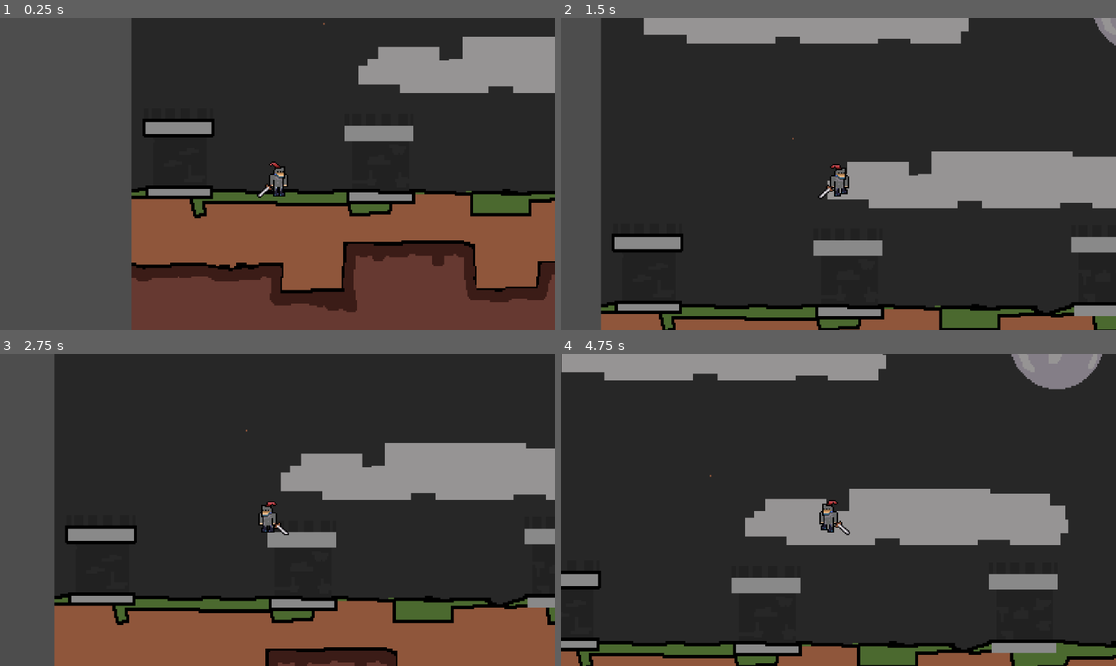
Above: before the commit, frames 1-4 (two rows, left to right).
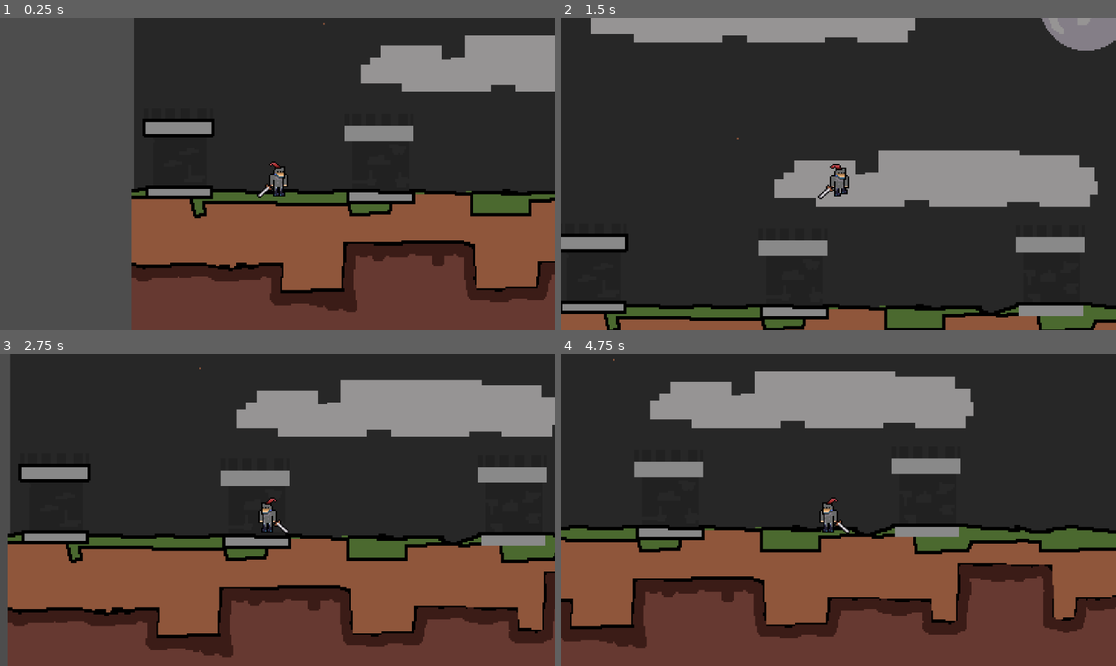
Above: after the commit, the same moments.

Repository: dityasanz/Game_2D_test-
Game: Godot game, scene res://scene/game.tscn
Same seed, same stepped clock (60 frames per second), same inputs: the game is played once before the commit and once after it.
Inputs:
- Up to frame 1 (0.25 s): no input
- Up to frame 2 (1.5 s): tap Enter (ui_accept) at 0.5, 0.6, 0.77, 1.07, 1.35 s; hold D (ui_right) from 0.53 s (still down)
- Up to frame 3 (2.75 s): tap Enter (ui_accept) at 1.52, 1.82, 2.1 s; release D (ui_right) at 2.03 s; hold A (ui_left) from 2.03 s (still down)
- Up to frame 4 (4.75 s): release A (ui_left) at 2.78 s; hold D (ui_right) 2.78-4.28 s; tap Enter (ui_accept) at 2.85, 3.02, 3.32, 3.6, 3.77, 4.07, 4.35, 4.52 s; hold A (ui_left) from 4.28 s (still down)

The runs differ from the first frame. In frame 1, 0.7% of the frame differs, in the area x 23-100%, y 0-55%; in frame 2, 21%; in frame 3, 60%; in frame 4, 61%, in the area x 0-100%, y 0-100%.

Commit message:
rapihin folder

Diff:
--- a/asset character/character_body_2d.gd
+++ /dev/null
@@ -1,35 +0,0 @@
-extends CharacterBody2D
-
-const SPEED = 100.0
-const JUMP_VELOCITY = -400.0
-@onready var anim = $AnimatedSprite2D
-
-var jump_count = 0
-var max_jump = 2
-
-func _physics_process(delta: float) -> void:
-	# 1. Reset Lompatan & Gravitasi
-	if is_on_floor():
-		jump_count = 0 # RESET DI SINI (Kapanpun menyentuh lantai)
-		if velocity.x != 0:
-			anim.play("Run")
-		else:
-			anim.play("default")
-	else:
-		velocity += get_gravity() * delta
-		anim.play("Jump")
-
-	# 2. Input Gerakan (A/D)
-	var direction := Input.get_axis("ui_left", "ui_right")
-	if direction:
-		velocity.x = direction * SPEED
-		$AnimatedSprite2D.flip_h = direction < 0
-	else:
-		velocity.x = move_toward(velocity.x, 0, SPEED)
-
-	# 3. Logika Lompat (Hanya satu blok input)
-	if Input.is_action_just_pressed("ui_accept") and jump_count < max_jump:
-		velocity.y = JUMP_VELOCITY
-		jump_count += 1
-
-	move_and_slide()
--- a/asset character/character_body_2d.tscn
+++ /dev/null
@@ -1,96 +0,0 @@
-[gd_scene format=3 uid="uid://bhoihflwglhdn"]
-
-[ext_resource type="Script" uid="uid://fii6qg00w5ut" path="res://asset character/character_body_2d.gd" id="1_7j484"]
-[ext_resource type="Texture2D" uid="uid://cvagw86loxoin" path="res://asset character/KARAKTER_2D_IDLE.png" id="2_7j484"]
-[ext_resource type="Texture2D" uid="uid://dsjlu7q6lg1sd" path="res://asset character/KARAKTER_2D_Run.png" id="2_awagx"]
-[ext_resource type="Texture2D" uid="uid://cn0awro8mnvoh" path="res://asset character/KARAKTER_2D_Jump.png" id="2_ys8el"]
-
-[sub_resource type="RectangleShape2D" id="RectangleShape2D_ys8el"]
-size = Vector2(16, 24)
-
-[sub_resource type="AtlasTexture" id="AtlasTexture_v4uc7"]
-atlas = ExtResource("2_ys8el")
-region = Rect2(32, 0, 32, 32)
-
-[sub_resource type="AtlasTexture" id="AtlasTexture_jd17k"]
-atlas = ExtResource("2_awagx")
-region = Rect2(0, 0, 32, 32)
-
-[sub_resource type="AtlasTexture" id="AtlasTexture_xnen3"]
-atlas = ExtResource("2_awagx")
-region = Rect2(32, 0, 32, 32)
-
-[sub_resource type="AtlasTexture" id="AtlasTexture_5t2rc"]
-atlas = ExtResource("2_awagx")
-region = Rect2(64, 0, 32, 32)
-
-[sub_resource type="AtlasTexture" id="AtlasTexture_1ccbb"]
-atlas = ExtResource("2_awagx")
-region = Rect2(96, 0, 32, 32)
-
-[sub_resource type="AtlasTexture" id="AtlasTexture_tmg0h"]
-atlas = ExtResource("2_awagx")
-region = Rect2(128, 0, 32, 32)
-
-[sub_resource type="AtlasTexture" id="AtlasTexture_awagx"]
-atlas = ExtResource("2_7j484")
-region = Rect2(0, 0, 32, 32)
-
-[sub_resource type="AtlasTexture" id="AtlasTexture_ys8el"]
-atlas = ExtResource("2_7j484")
-region = Rect2(32, 0, 32, 32)
-
-[sub_resource type="SpriteFrames" id="SpriteFrames_jd17k"]
-animations = [{
-"frames": [{
-"duration": 1.0,
-"texture": SubResource("AtlasTexture_v4uc7")
-}],
-"loop": true,
-"name": &"Jump",
-"speed": 5.0
-}, {
-"frames": [{
-"duration": 2.0,
-"texture": SubResource("AtlasTexture_jd17k")
-}, {
-"duration": 1.0,
-"texture": SubResource("AtlasTexture_xnen3")
-}, {
-"duration": 2.0,
-"texture": SubResource("AtlasTexture_5t2rc")
-}, {
-"duration": 1.0,
-"texture": SubResource("AtlasTexture_1ccbb")
-}, {
-"duration": 2.0,
-"texture": SubResource("AtlasTexture_tmg0h")
-}],
-"loop": true,
-"name": &"Run",
-"speed": 8.0
-}, {
-"frames": [{
-"duration": 1.0,
-"texture": SubResource("AtlasTexture_awagx")
-}, {
-"duration": 1.0,
-"texture": SubResource("AtlasTexture_ys8el")
-}],
-"loop": true,
-"name": &"default",
-"speed": 2.0
-}]
-
-[node name="CharacterBody2D" type="CharacterBody2D" unique_id=1092678323]
-script = ExtResource("1_7j484")
-
-[node name="CollisionShape2D" type="CollisionShape2D" parent="." unique_id=1478896587]
-position = Vector2(0, 2)
-shape = SubResource("RectangleShape2D_ys8el")
-
-[node name="AnimatedSprite2D" type="AnimatedSprite2D" parent="." unique_id=1499825580]
-texture_filter = 1
-position = Vector2(-4, 0)
-sprite_frames = SubResource("SpriteFrames_jd17k")
-animation = &"Jump"
--- a/scene/game.tscn
+++ b/scene/game.tscn
@@ -1,8 +1,8 @@
 [gd_scene format=3 uid="uid://c8uaea2gfm4kx"]
 
-[ext_resource type="Texture2D" uid="uid://q8qvmf2bexgs" path="res://asset character/lantai-0001.png" id="1_dbls1"]
-[ext_resource type="PackedScene" uid="uid://bhoihflwglhdn" path="res://asset character/character_body_2d.tscn" id="2_33cqm"]
-[ext_resource type="Texture2D" uid="uid://c8t5ukjnoi8ne" path="res://asset character/BG-0001.png" id="2_xwcet"]
+[ext_resource type="Texture2D" uid="uid://q8qvmf2bexgs" path="res://assets/character/lantai-0001.png" id="1_dbls1"]
+[ext_resource type="PackedScene" uid="uid://bhoihflwglhdn" path="res://scene/player.tscn" id="2_33cqm"]
+[ext_resource type="Texture2D" uid="uid://c8t5ukjnoi8ne" path="res://assets/background/BG-0001.png" id="2_xwcet"]
 
 [sub_resource type="PhysicsMaterial" id="PhysicsMaterial_xwcet"]
 
@@ -19,7 +19,7 @@
 
 [node name="Sprite2D2" type="Sprite2D" parent="lantai" unique_id=846287668]
 texture_filter = 1
-position = Vector2(576.75, 333.25)
+position = Vector2(579.00006, 332)
 scale = Vector2(1.5816326, 1.7697548)
 texture = ExtResource("2_xwcet")
 
@@ -69,6 +69,12 @@
 scale = Vector2(19.422884, 14.919277)
 shape = SubResource("RectangleShape2D_33cqm")
 
+[node name="CollisionShape2D11" type="CollisionShape2D" parent="lantai" unique_id=143815290]
+position = Vector2(1001, 503)
+rotation = -3.1415925
+scale = Vector2(19.422884, 14.919277)
+shape = SubResource("RectangleShape2D_33cqm")
+
 [node name="CollisionShape2D8" type="CollisionShape2D" parent="lantai" unique_id=1542238820]
 position = Vector2(779, 435.99356)
 rotation = -3.1415925
--- /dev/null
+++ b/scene/player.tscn
@@ -0,0 +1,96 @@
+[gd_scene format=3 uid="uid://bhoihflwglhdn"]
+
+[ext_resource type="Script" uid="uid://fii6qg00w5ut" path="res://scripts/player.gd" id="1_7j484"]
+[ext_resource type="Texture2D" uid="uid://cvagw86loxoin" path="res://assets/character/KARAKTER_2D_IDLE.png" id="2_7j484"]
+[ext_resource type="Texture2D" uid="uid://dsjlu7q6lg1sd" path="res://assets/character/KARAKTER_2D_Run.png" id="2_awagx"]
+[ext_resource type="Texture2D" uid="uid://cn0awro8mnvoh" path="res://assets/character/KARAKTER_2D_Jump.png" id="2_ys8el"]
+
+[sub_resource type="RectangleShape2D" id="RectangleShape2D_ys8el"]
+size = Vector2(16, 24)
+
+[sub_resource type="AtlasTexture" id="AtlasTexture_v4uc7"]
+atlas = ExtResource("2_ys8el")
+region = Rect2(32, 0, 32, 32)
+
+[sub_resource type="AtlasTexture" id="AtlasTexture_jd17k"]
+atlas = ExtResource("2_awagx")
+region = Rect2(0, 0, 32, 32)
+
+[sub_resource type="AtlasTexture" id="AtlasTexture_xnen3"]
+atlas = ExtResource("2_awagx")
+region = Rect2(32, 0, 32, 32)
+
+[sub_resource type="AtlasTexture" id="AtlasTexture_5t2rc"]
+atlas = ExtResource("2_awagx")
+region = Rect2(64, 0, 32, 32)
+
+[sub_resource type="AtlasTexture" id="AtlasTexture_1ccbb"]
+atlas = ExtResource("2_awagx")
+region = Rect2(96, 0, 32, 32)
+
+[sub_resource type="AtlasTexture" id="AtlasTexture_tmg0h"]
+atlas = ExtResource("2_awagx")
+region = Rect2(128, 0, 32, 32)
+
+[sub_resource type="AtlasTexture" id="AtlasTexture_awagx"]
+atlas = ExtResource("2_7j484")
+region = Rect2(0, 0, 32, 32)
+
+[sub_resource type="AtlasTexture" id="AtlasTexture_ys8el"]
+atlas = ExtResource("2_7j484")
+region = Rect2(32, 0, 32, 32)
+
+[sub_resource type="SpriteFrames" id="SpriteFrames_jd17k"]
+animations = [{
+"frames": [{
+"duration": 1.0,
+"texture": SubResource("AtlasTexture_v4uc7")
+}],
+"loop": true,
+"name": &"Jump",
+"speed": 5.0
+}, {
+"frames": [{
+"duration": 2.0,
+"texture": SubResource("AtlasTexture_jd17k")
+}, {
+"duration": 1.0,
+"texture": SubResource("AtlasTexture_xnen3")
+}, {
+"duration": 2.0,
+"texture": SubResource("AtlasTexture_5t2rc")
+}, {
+"duration": 1.0,
+"texture": SubResource("AtlasTexture_1ccbb")
+}, {
+"duration": 2.0,
+"texture": SubResource("AtlasTexture_tmg0h")
+}],
+"loop": true,
+"name": &"Run",
+"speed": 8.0
+}, {
+"frames": [{
+"duration": 1.0,
+"texture": SubResource("AtlasTexture_awagx")
+}, {
+"duration": 1.0,
+"texture": SubResource("AtlasTexture_ys8el")
+}],
+"loop": true,
+"name": &"default",
+"speed": 2.0
+}]
+
+[node name="player" type="CharacterBody2D" unique_id=1092678323]
+script = ExtResource("1_7j484")
+
+[node name="CollisionShape2D" type="CollisionShape2D" parent="." unique_id=1478896587]
+position = Vector2(0, 2)
+shape = SubResource("RectangleShape2D_ys8el")
+
+[node name="AnimatedSprite2D" type="AnimatedSprite2D" parent="." unique_id=1499825580]
+texture_filter = 1
+position = Vector2(-4, 0)
+sprite_frames = SubResource("SpriteFrames_jd17k")
+animation = &"Jump"
--- /dev/null
+++ b/scripts/player.gd
@@ -0,0 +1,35 @@
+extends CharacterBody2D
+
+const SPEED = 160.0
+const JUMP_VELOCITY = -400.0
+@onready var anim = $AnimatedSprite2D
+
+var jump_count = 0
+var max_jump = 2
+
+func _physics_process(delta: float) -> void:
+	# 1. Reset Lompatan & Gravitasi
+	if is_on_floor():
+		jump_count = 0 # RESET DI SINI (Kapanpun menyentuh lantai)
+		if velocity.x != 0:
+			anim.play("Run")
+		else:
+			anim.play("default")
+	else:
+		velocity += get_gravity() * delta
+		anim.play("Jump")
+
+	# 2. Input Gerakan (A/D)
+	var direction := Input.get_axis("ui_left", "ui_right")
+	if direction:
+		velocity.x = direction * SPEED
+		$AnimatedSprite2D.flip_h = direction < 0
+	else:
+		velocity.x = move_toward(velocity.x, 0, SPEED)
+
+	# 3. Logika Lompat (Hanya satu blok input)
+	if Input.is_action_just_pressed("ui_accept") and jump_count < max_jump:
+		velocity.y = JUMP_VELOCITY
+		jump_count += 1
+
+	move_and_slide()
Not shown, removed: asset BG/11ebdcc531a218b1c9c5fc3711d6cd85.jpg.import
Not shown, removed: asset character/BG-0001.png.import
Not shown, removed: asset character/KARAKTER_2D_IDLE.png.import
Not shown, removed: asset character/KARAKTER_2D_Jump.png.import
Not shown, removed: asset character/KARAKTER_2D_Run.png.import
Not shown, removed: asset character/Sprite-0001.png.import
Not shown, removed: asset character/lantai-0001.png.import
Renamed: asset BG/11ebdcc531a218b1c9c5fc3711d6cd85.jpg -> assets/background/11ebdcc531a218b1c9c5fc3711d6cd85.jpg
Not shown, added: assets/background/11ebdcc531a218b1c9c5fc3711d6cd85.jpg.import
Renamed: asset character/BG-0001.png -> assets/background/BG-0001.png
Not shown, added: assets/background/BG-0001.png.import
Renamed: asset character/KARAKTER_2D_IDLE.png -> assets/character/KARAKTER_2D_IDLE.png
(and 10 more such lines)
